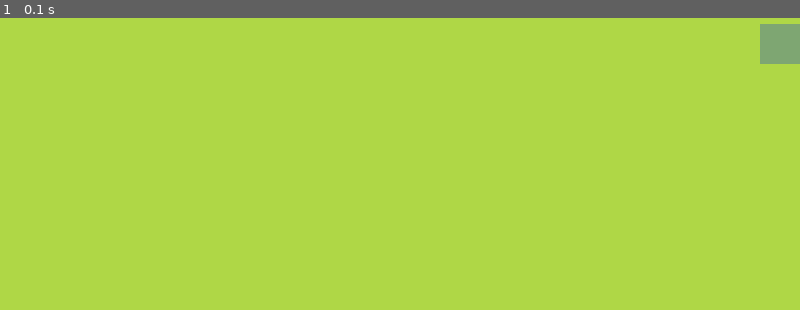
Above: before the commit, frame 1.
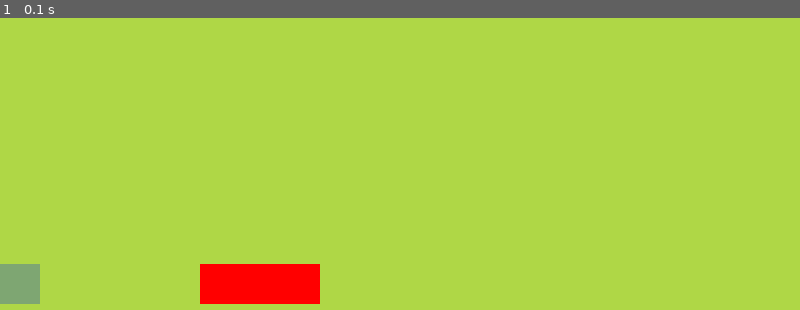
Above: after the commit, the same moment.

Repository: brachetti/pygame-snake
Game: pygame game, started from main.py
Two runs of this game, one before a commit and one after it. Both use one fixed random seed, a clock stepped at 60 frames per second and the inputs below.
Inputs:
- Up to frame 1 (0.1 s): no input

The runs differ from the first frame. In frame 1, 3.4% of the frame differs, in the area x 0-100%, y 2-98%.

Commit message:
introduce snake, abstract away blocks and rendering them

Diff:
--- a/main.py
+++ b/main.py
@@ -8,24 +8,48 @@
 CELL_SIZE = 40
 CELL_NUMBER = 20
 
-class Fruit:
-    def __init__(self) -> None:
-        # create an x and y position
-        self.x = random.randint(0, CELL_NUMBER - 1)
-        self.y = random.randint(0, CELL_NUMBER - 1)
-        self.position = Vector2(self.x, self.y)
-        # draw a square
+class Block:
+    def __init__(self, position, color) -> None:
+        self.position = position
+        self.color = color
 
-    def draw_fruit(self):
-        # create a rectangle
-        fruit_rect = pygame.Rect(
+    def __rect(self):
+        return pygame.Rect(
             self.position.x * CELL_SIZE,
             self.position.y * CELL_SIZE,
             CELL_SIZE,
             CELL_SIZE
         )
-        # draw it
-        pygame.draw.rect(screen, (126, 166, 114), fruit_rect)
+
+    def draw_block(self):
+        pygame.draw.rect(screen, self.color, self.__rect())
+
+class Snake:
+    def __init__(self) -> None:
+        self.body = [
+            Vector2(5, 10),
+            Vector2(6, 10),
+            Vector2(7, 10),
+        ]
+        self.blocks = [
+            Block(position, (255, 0, 0))
+            for position in self.body
+        ]
+
+    def draw(self):
+        for block in self.blocks:
+            block.draw_block()
+
+class Fruit:
+    def __init__(self) -> None:
+        position = Vector2(
+            random.randint(0, CELL_NUMBER - 1),
+            random.randint(0, CELL_NUMBER - 1)
+        )
+        self.block = Block(position, (126, 166, 114))
+
+    def draw(self):
+        self.block.draw_block()
 
 pygame.init()
 screen = pygame.display.set_mode((CELL_SIZE*CELL_NUMBER, CELL_SIZE*CELL_NUMBER))
@@ -33,6 +57,7 @@
 screen.fill((175,215,70))
 
 fruit = Fruit()
+snake = Snake()
 
 while True:
     for event in pygame.event.get():
@@ -41,6 +66,8 @@
             sys.exit()
 
     # draw all our elements
-    fruit.draw_fruit()
+    fruit.draw()
+    snake.draw()
+
     pygame.display.update()
     clock.tick(FRAMERATE)
